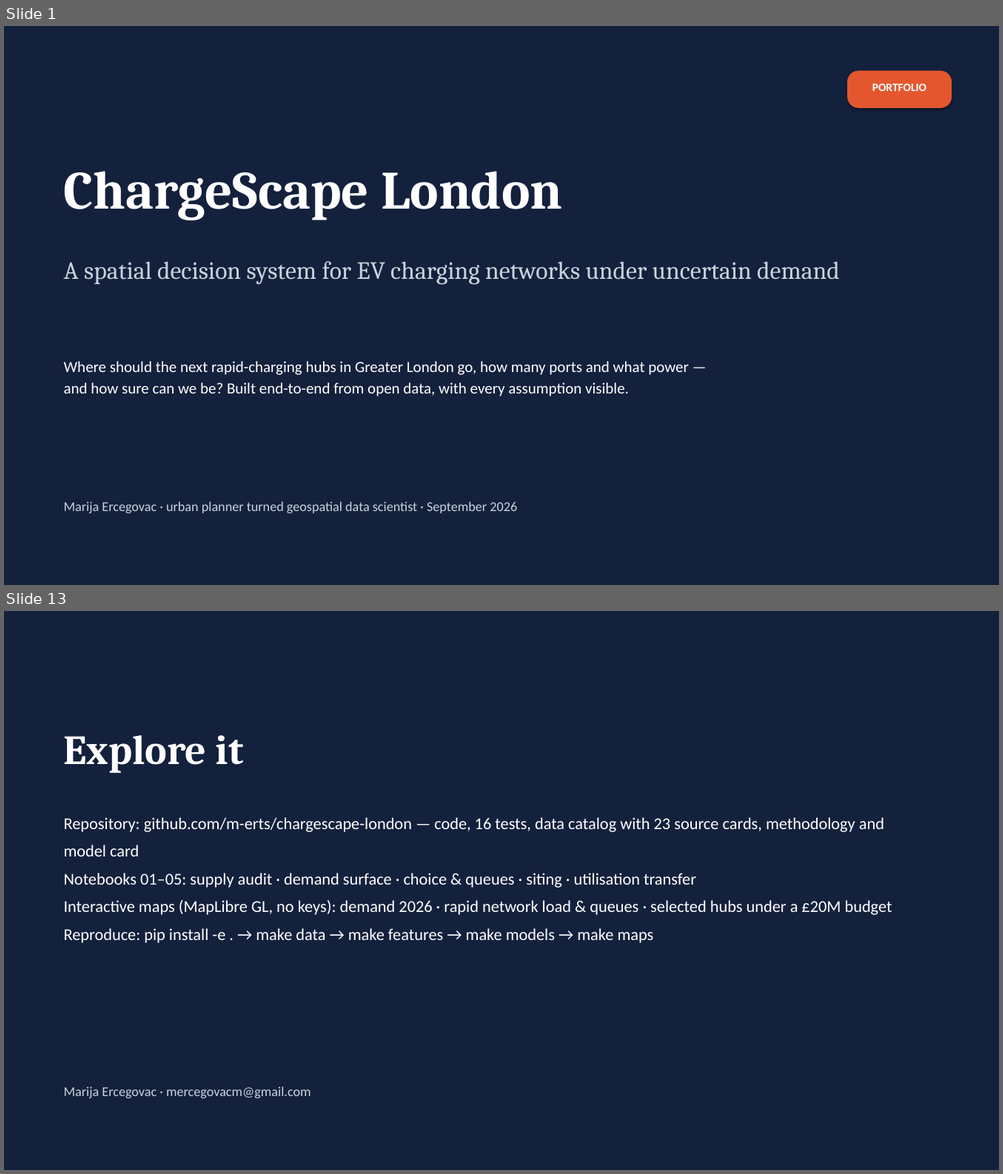
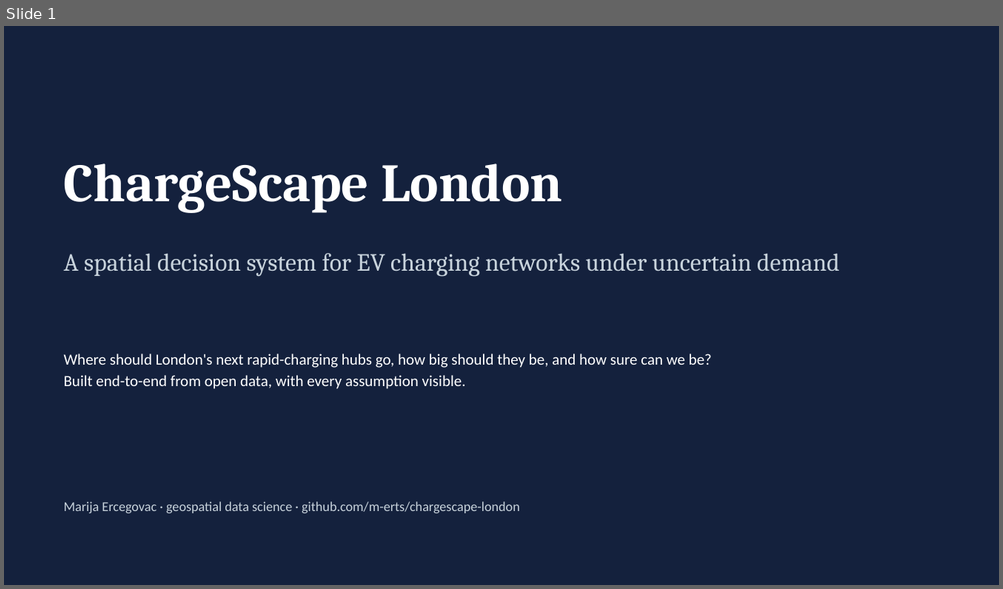
Before and after one commit to m-erts/chargescape-london, a slide deck: reports/ChargeScape_London.pptx. Shown one above the other, each under a label of ours: slides 1 and 13 before the commit, slide 1 after it; the slides between them are not shown. The pictures are 1003x1174 and 1003x589 pixels, drawn with LibreOffice and Linux fonts; fonts in the diff are those of the drawing. Boxes give left, top, right and bottom in pixels: in the first picture for what was removed or moved away, otherwise in the second. Text is boxed around its words. In the diff, an @@ line names an element or a change of style, - is before the commit and + after.

```diff
--- a/reports/ChargeScape_London.pptx
+++ b/reports/ChargeScape_London.pptx
@@ slide 13 removed at (4, 611, 999, 1170), background #14213D @@
@@ text removed at (64, 735, 244, 773) @@
-Explore it
@@ text removed at (64, 817, 892, 943) @@
-Repository: github.com/m-erts/chargescape-london — code, 16 tests, data catalog with 23 source cards, methodology and model card
-Notebooks 01–05: supply audit · demand surface · choice & queues · siting · utilisation transfer
-Interactive maps (MapLibre GL, no keys): demand 2026 · rapid network load & queues · selected hubs under a £20M budget
-Reproduce: pip install -e . → make data → make features → make models → make maps
@@ text removed at (64, 1087, 311, 1099) @@
-Marija Ercegovac · mercegovacm@gmail.com
@@ slide 1 changed as well @@
@@ rounded rectangle removed at (847, 70, 951, 108) @@
@@ text removed at (872, 84, 926, 91) @@
-PORTFOLIO
@@ text "ChargeScape London": place and size @@
-text "ChargeScape London" at (64, 171, 563, 221)
+text "ChargeScape London" at (64, 164, 563, 213)
@@ text "A spatial decision system for ...": place and size @@
-text "A spatial decision system for ..." at (64, 261, 839, 285)
+text "A spatial decision system for ..." at (64, 253, 839, 277)
@@ text at (64, 354, 711, 389): text changed @@
-Where should the next rapid-charging hubs in Greater London go, how many ports and what power —
-and how sure can we be? Built end-to-end from open data, with every assumption visible.
+Where should London's next rapid-charging hubs go, how big should they be, and how sure can we be?
+Built end-to-end from open data, with every assumption visible.
@@ text at (64, 502, 520, 514): text changed @@
-Marija Ercegovac · urban planner turned geospatial data scientist · September 2026
+Marija Ercegovac · geospatial data science · github.com/m-erts/chargescape-london
```
Also in this commit, not shown: 8 other slides changed, 6 slides added, 3 other slides removed, 59 other files.
